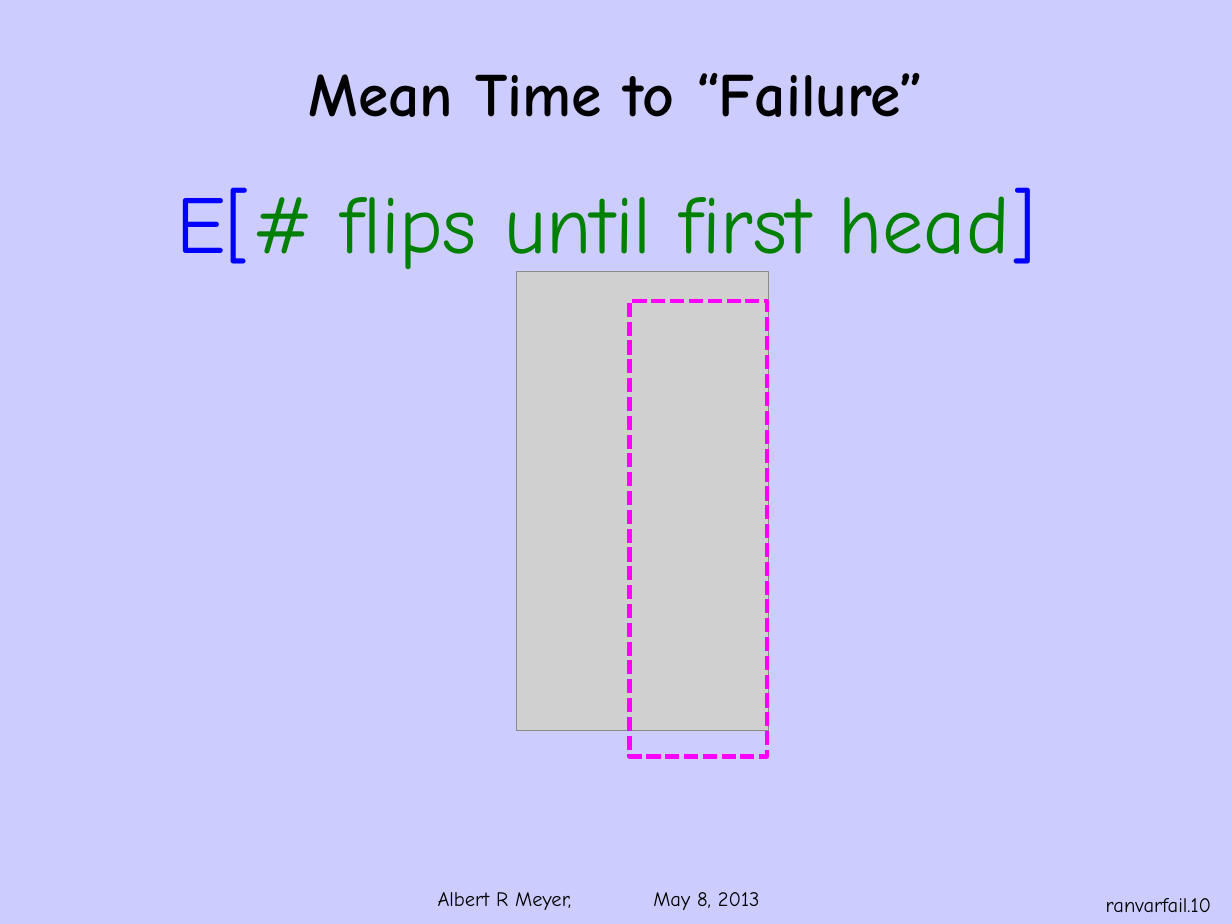
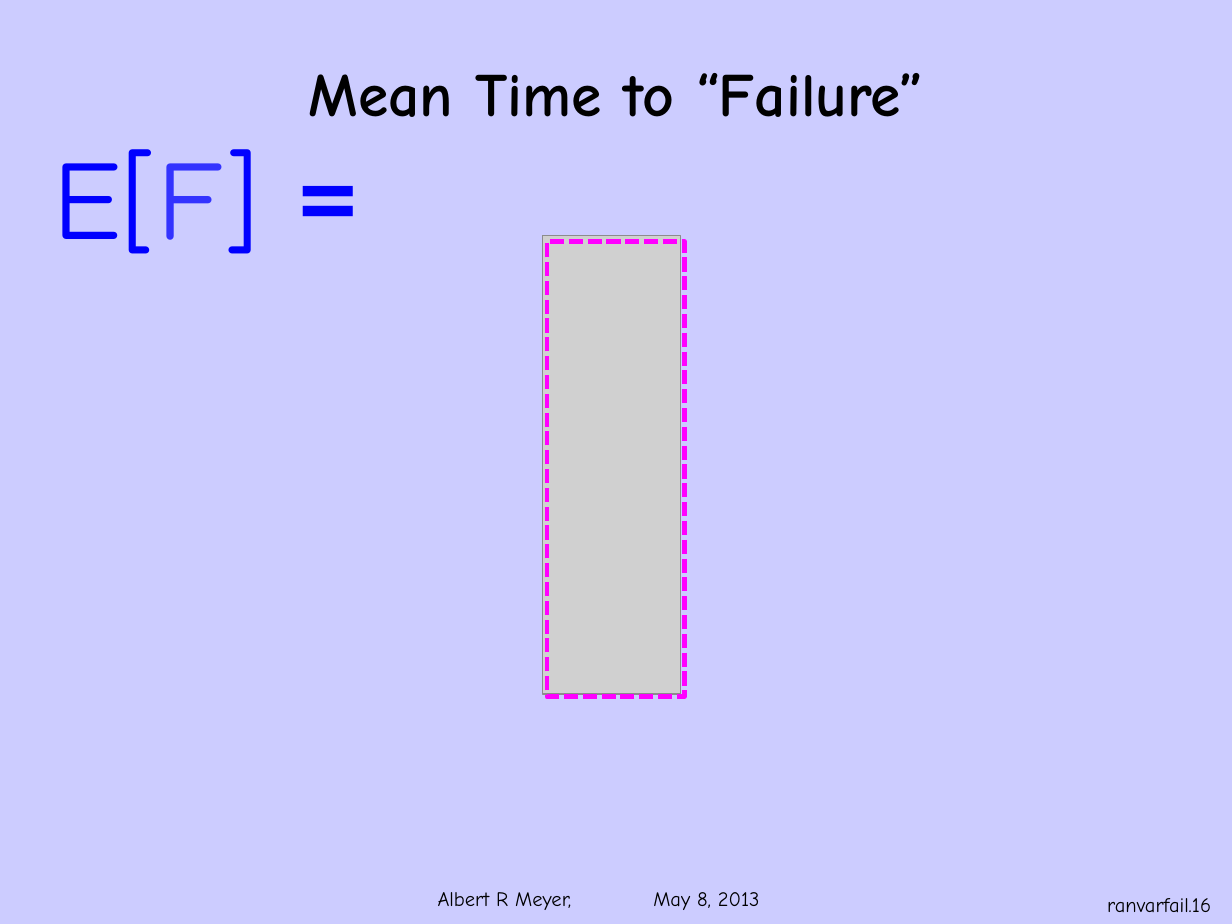
Before and after one commit to armeyer/mcs_web, a slide deck: slide 16 of spring13/slides13/ranvar-expect-fail.pptx (slide 10 before the commit). Drawn at 1232x924 pixels with LibreOffice and Linux fonts; fonts in the diff are those of the drawing; grey boxes stand for pictures; background and template pictures are left out. Boxes give left, top, right and bottom in pixels: in the first picture for what was removed or moved away, otherwise in the second. Text is boxed around its words. In the diff, an @@ line names an element or a change of style, - is before the commit and + after.

Commit message:
add ranvar-expect-total.pptx, edit all the expectation slides

```diff
--- a/spring13/slides13/ranvar-expect-fail.pptx
+++ b/spring13/slides13/ranvar-expect-fail.pptx
@@ text added at (53, 149, 258, 254), 66 pt, text #0000FF @@
+E[F] =
@@ text removed at (176, 187, 1036, 279) @@
-E[# flips until first head]
@@ picture: place and size @@
-picture at (516, 272, 769, 731)
+picture at (543, 235, 681, 694)
@@ rectangle: place and size @@
-rectangle at (630, 301, 768, 756)
+rectangle at (547, 241, 685, 697)
@@ page number at (1107, 898, 1211, 913): text changed @@
-ranvarfail.10
+ranvarfail.16
```
Also in this commit, not shown: 9 other slides changed, 6 slides added, 2 slides removed, 4 other files.
